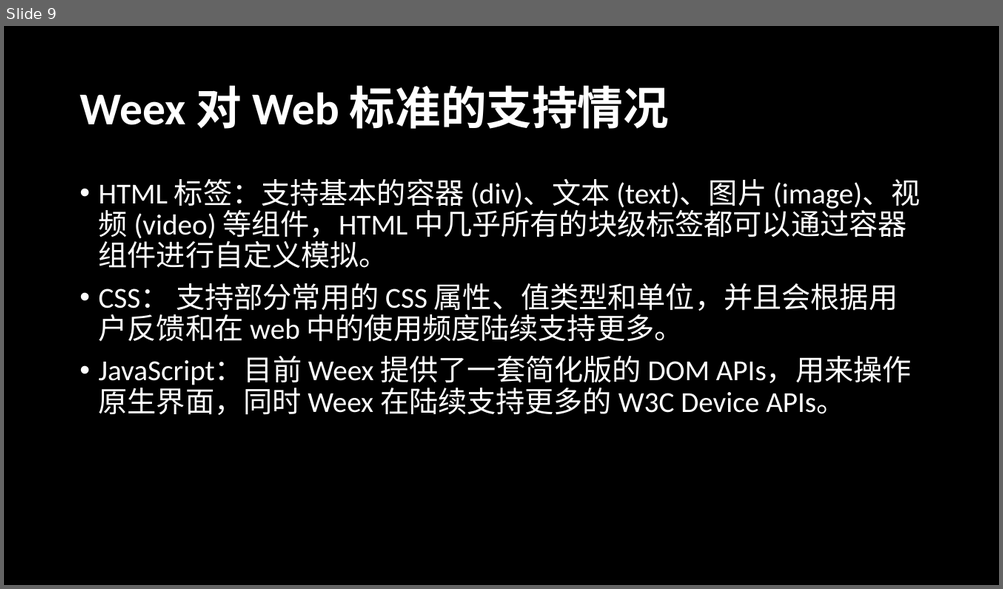
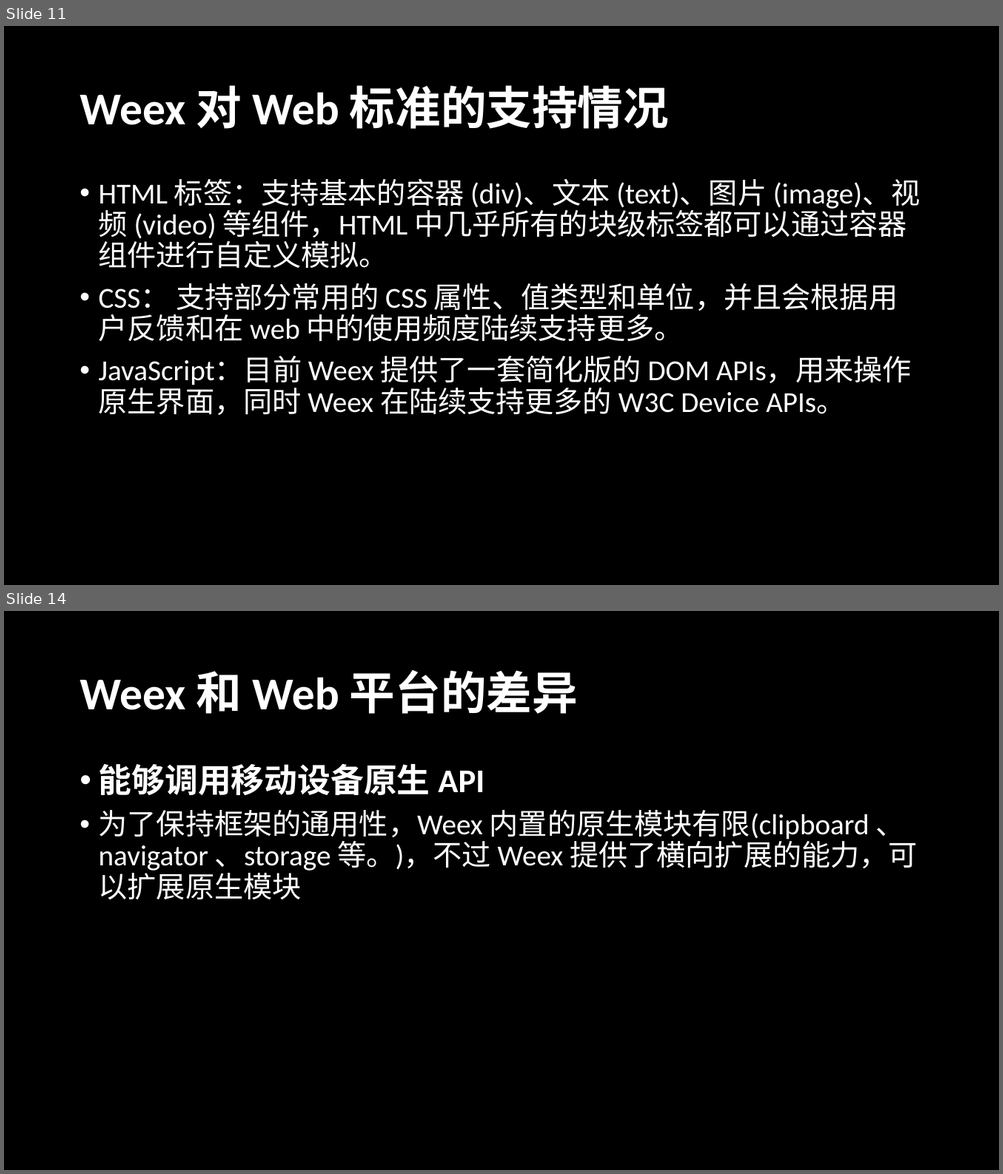
Before and after one commit to radiofly19841018/demo-weex, a slide deck: ppt/演示文稿1.pptx. Shown one above the other, each under a label of ours: slide 9 before the commit, slides 11 and 14 after it; the slides between them are not shown. The pictures are 1003x589 and 1003x1174 pixels, drawn with LibreOffice and Linux fonts; fonts in the diff are those of the drawing. Boxes give left, top, right and bottom in pixels: in the first picture for what was removed or moved away, otherwise in the second. Text is boxed around its words. In the diff, an @@ line names an element or a change of style, - is before the commit and + after.

```diff
--- a/ppt/演示文稿1.pptx
+++ b/ppt/演示文稿1.pptx
@@ slide 14 added at <box>4,611,999,1170</box>, background #000000 @@
@@ title added at <box>79,670,578,714</box>, 44 pt, text #FFFFFF, bold @@
+Weex 和 Web 平台的差异
@@ text added at <box>99,763,917,900</box>, 28 pt, text #FFFFFF @@
+• 能够调用移动设备原生 API
+• 为了保持框架的通用性，Weex 内置的原生模块有限(clipboard 、 navigator 、storage 等。)，不过 Weex 提供了横向扩展的能力，可以扩展原生模块
@@ what was slide 9 is now slide 11 @@
```
Also in this commit, not shown: 3 other slides added, 2 slides removed, 7 other files.
